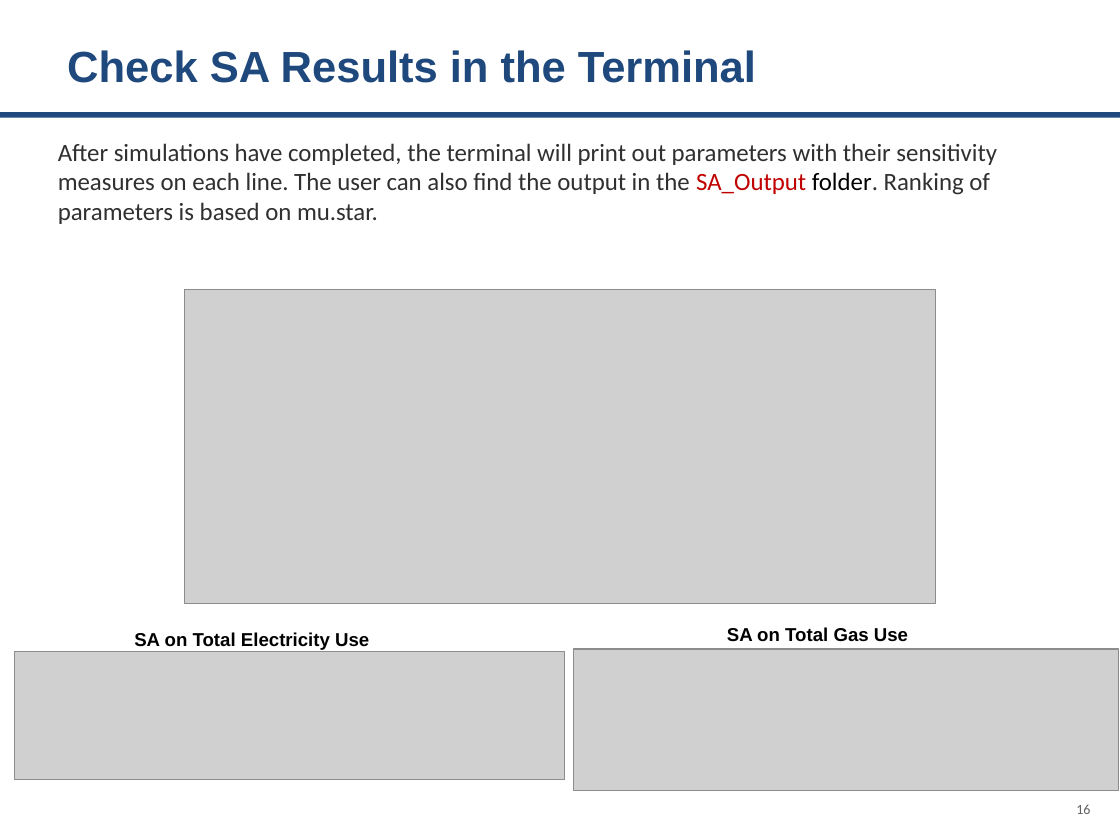
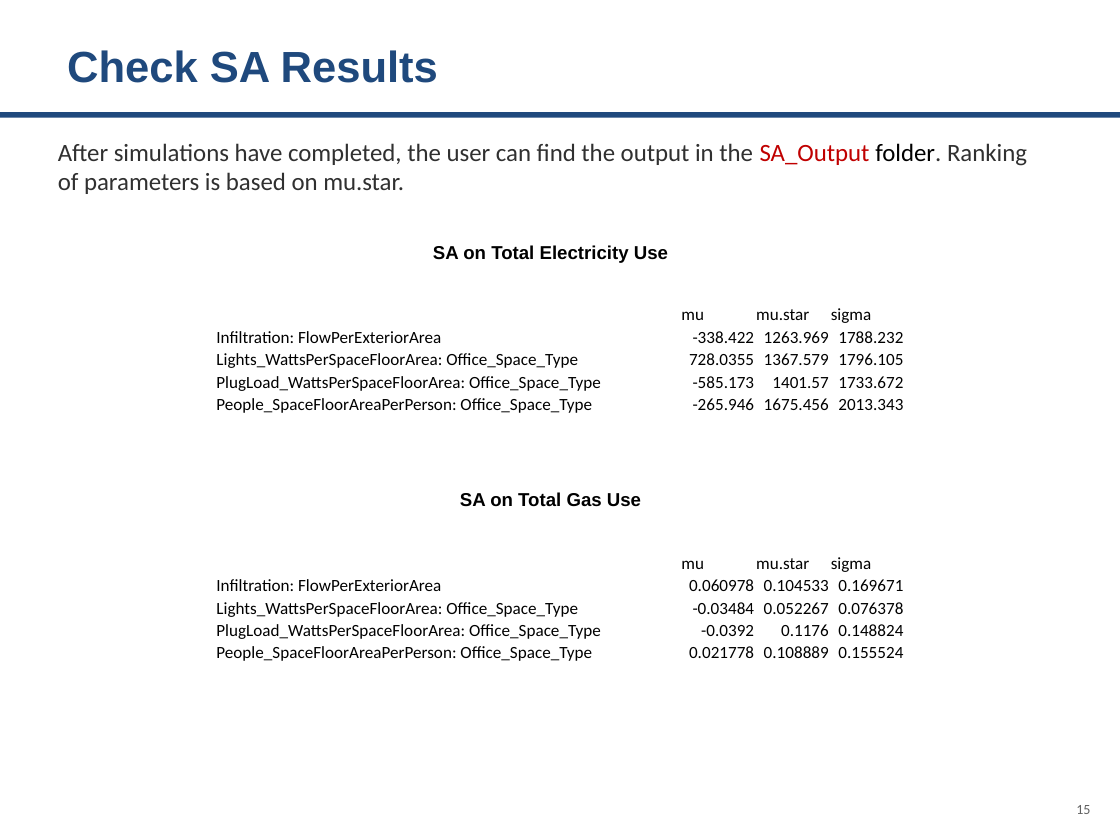
Before and after one commit to Argonne-National-Laboratory/BCUS, a slide deck: slide 15 of tutorials/Sensitivity Analysis.pptx (slide 16 before the commit). Drawn at 1120x840 pixels with LibreOffice and Linux fonts; fonts in the diff are those of the drawing; grey boxes stand for pictures. Boxes give left, top, right and bottom in pixels: in the first picture for what was removed or moved away, otherwise in the second. Text is boxed around its words. In the diff, an @@ line names an element or a change of style, - is before the commit and + after.

```diff
--- a/tutorials/Sensitivity Analysis.pptx
+++ b/tutorials/Sensitivity Analysis.pptx
@@ title at <box>67,50,438,83</box>: text changed @@
-Check SA Results in the Terminal
+Check SA Results
@@ text at <box>58,143,1027,194</box>: text changed @@
-After simulations have completed, the terminal will print out parameters with their sensitivity measures on each line. The user can also find the output in the SA_Output folder. Ranking of parameters is based on mu.star.
+After simulations have completed, the user can find the output in the SA_Output folder. Ranking of parameters is based on mu.star.
@@ text "SA on Total Electricity Use": place and size @@
-text "SA on Total Electricity Use" at <box>134,632,369,650</box>
+text "SA on Total Electricity Use" at <box>433,245,668,263</box>
@@ picture removed at <box>184,289,935,603</box> @@
@@ table added at <box>215,304,905,417</box>, 5 rows, 4 columns @@
+ | mu | mu.star | sigma
+Infiltration: FlowPerExteriorArea | -338.422 | 1263.969 | 1788.232
+Lights_WattsPerSpaceFloorArea: Office_Space_Type | 728.0355 | 1367.579 | 1796.105
+PlugLoad_WattsPerSpaceFloorArea: Office_Space_Type | -585.173 | 1401.57 | 1733.672
+People_SpaceFloorAreaPerPerson: Office_Space_Type | -265.946 | 1675.456 | 2013.343
@@ text "SA on Total Gas Use": place and size @@
-text "SA on Total Gas Use" at <box>727,627,908,642</box>
+text "SA on Total Gas Use" at <box>460,492,641,507</box>
@@ table added at <box>215,552,905,665</box>, 5 rows, 4 columns @@
+ | mu | mu.star | sigma
+Infiltration: FlowPerExteriorArea | 0.060978 | 0.104533 | 0.169671
+Lights_WattsPerSpaceFloorArea: Office_Space_Type | -0.03484 | 0.052267 | 0.076378
+PlugLoad_WattsPerSpaceFloorArea: Office_Space_Type | -0.0392 | 0.1176 | 0.148824
+People_SpaceFloorAreaPerPerson: Office_Space_Type | 0.021778 | 0.108889 | 0.155524
@@ picture removed at <box>15,652,564,780</box> @@
@@ picture removed at <box>573,648,1119,791</box> @@
```
Also in this commit, not shown: 14 other slides changed, 1 slide removed, 14 other files.
